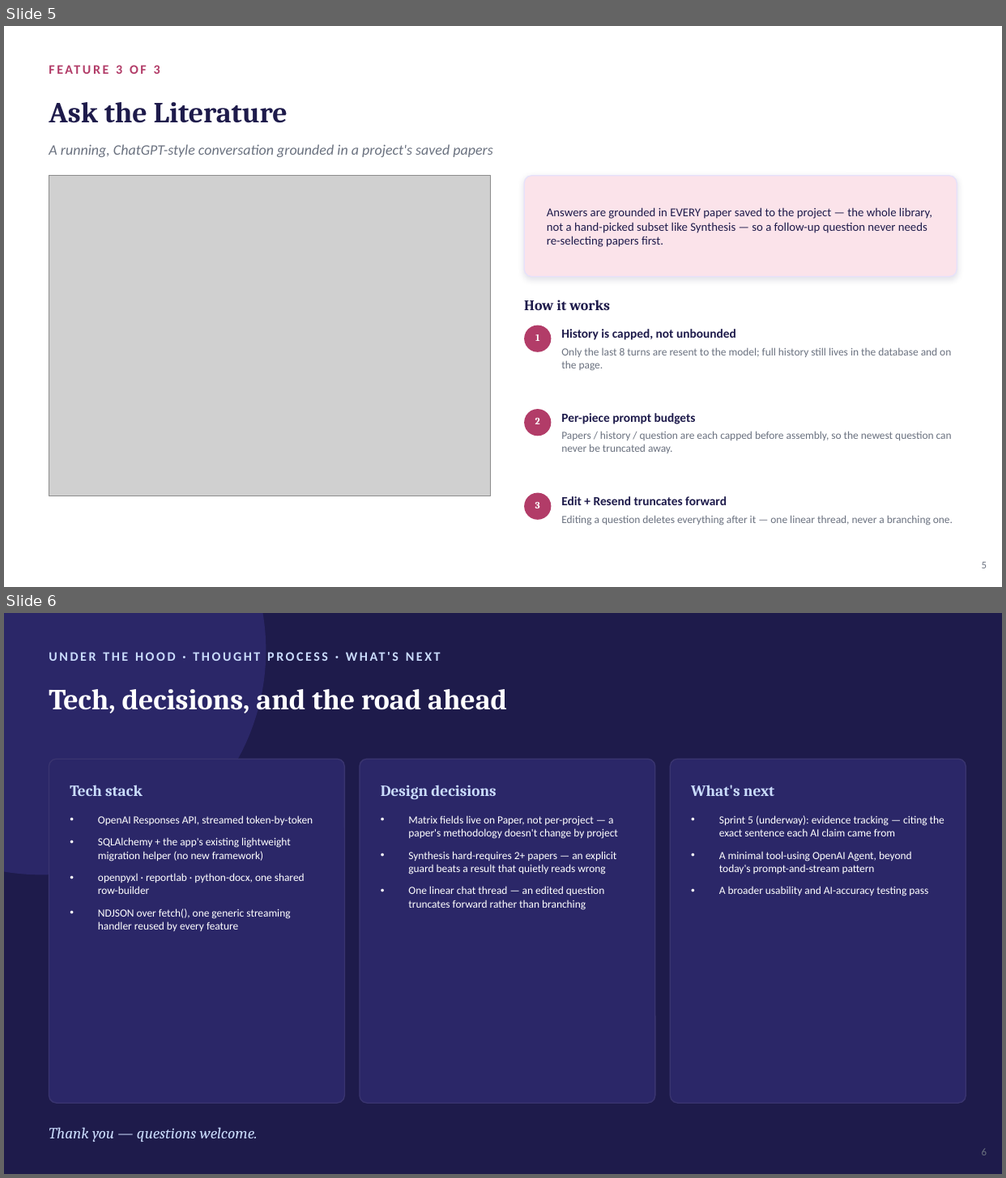
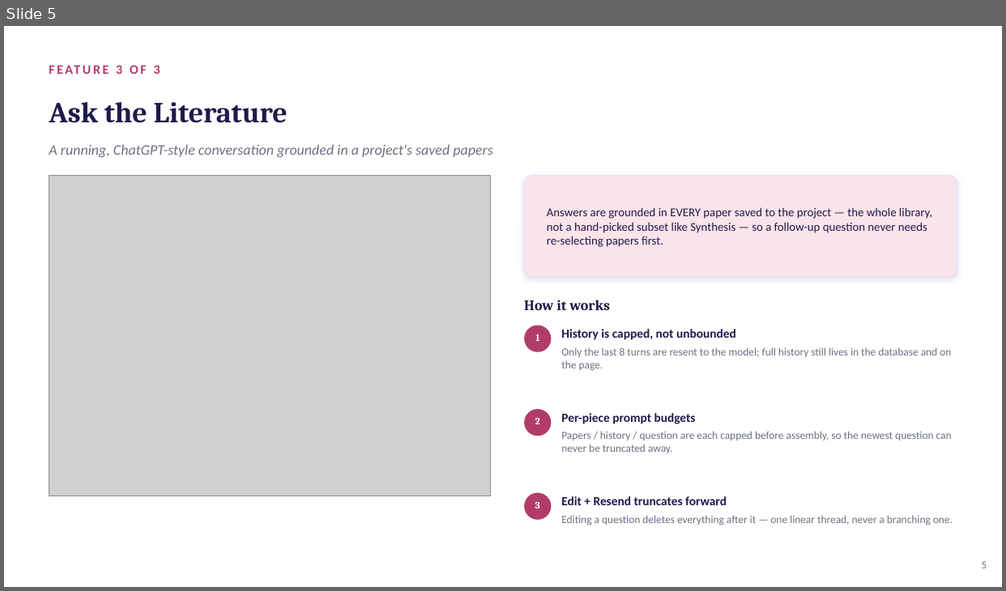
Before and after one commit to EmmanuelOrunta/researchlens-ai, a slide deck: presentations/ResearchLens_AI_Sprint4_Update.pptx. Shown one above the other, each under a label of ours: slides 5 and 6 before the commit, slide 5 after it. The pictures are 1006x1178 and 1006x591 pixels, drawn with LibreOffice and Linux fonts; fonts in the diff are those of the drawing; grey boxes stand for pictures. Boxes give left, top, right and bottom in pixels: in the first picture for what was removed or moved away, otherwise in the second. Text is boxed around its words. In the diff, an @@ line names an element or a change of style, - is before the commit and + after.

Commit message:
Update Sprint 4 presentation with revised content and visuals

```diff
--- a/presentations/ResearchLens_AI_Sprint4_Update.pptx
+++ b/presentations/ResearchLens_AI_Sprint4_Update.pptx
@@ slide 6 removed at <box>4,613,1002,1174</box>, background #1E1B4B @@
@@ ellipse removed at <box>4,613,266,875</box> @@
@@ text removed at <box>49,689,507,713</box> @@
-Tech, decisions, and the road ahead
@@ text removed at <box>180,689,355,847</box> @@
-UNDER THE HOOD · THOUGHT PROCESS · WHAT'S NEXT
@@ rounded rectangle removed at <box>49,759,345,1103</box> @@
@@ rounded rectangle removed at <box>360,759,655,1103</box> @@
@@ rounded rectangle removed at <box>671,759,966,1103</box> @@
@@ text removed at <box>70,785,143,796</box> @@
-Tech stack
@@ text removed at <box>381,785,496,799</box> @@
-Design decisions
@@ text removed at <box>691,785,774,796</box> @@
-What's next
@@ text removed at <box>98,815,313,931</box> @@
-• OpenAI Responses API, streamed token-by-token
-• SQLAlchemy + the app's existing lightweight migration helper (no new framework)
-• openpyxl · reportlab · python-docx, one shared row-builder
-• NDJSON over fetch(), one generic streaming handler reused by every feature
@@ text removed at <box>408,815,618,910</box> @@
-• Matrix fields live on Paper, not per-project — a paper's methodology doesn't change by project
-• Synthesis hard-requires 2+ papers — an explicit guard beats a result that quietly reads wrong
-• One linear chat thread — an edited question truncates forward rather than branching
@@ text removed at <box>719,815,944,897</box> @@
-• Sprint 5 (underway): evidence tracking — citing the exact sentence each AI claim came from
-• A minimal tool-using OpenAI Agent, beyond today's prompt-and-stream pattern
-• A broader usability and AI-accuracy testing pass
@@ text removed at <box>49,1127,258,1142</box> @@
-Thank you — questions welcome.
@@ text removed at <box>982,1148,987,1156</box> @@
-6
```
Also in this commit, not shown: 2 slides changed, 2 slides added, 1 other slide removed.
